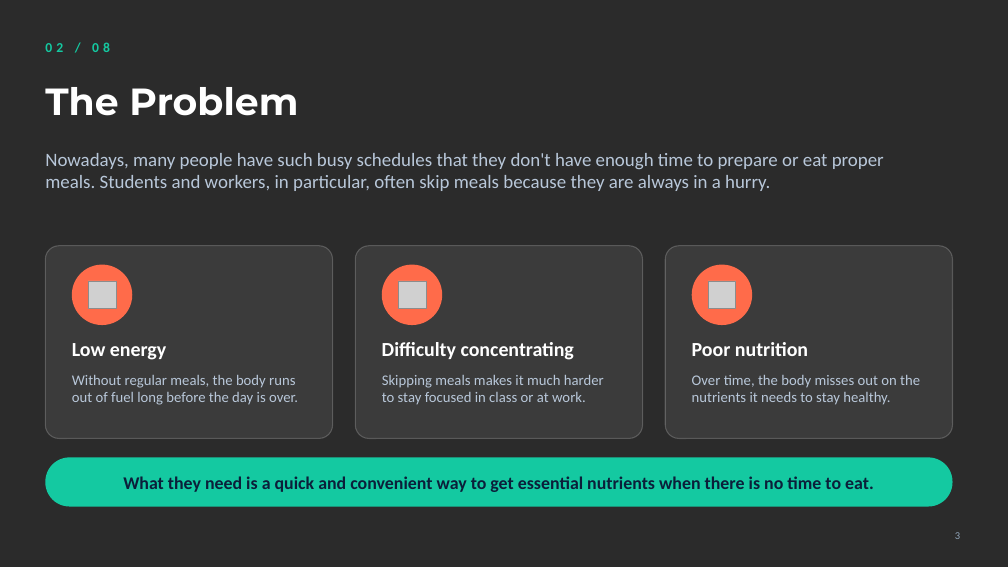
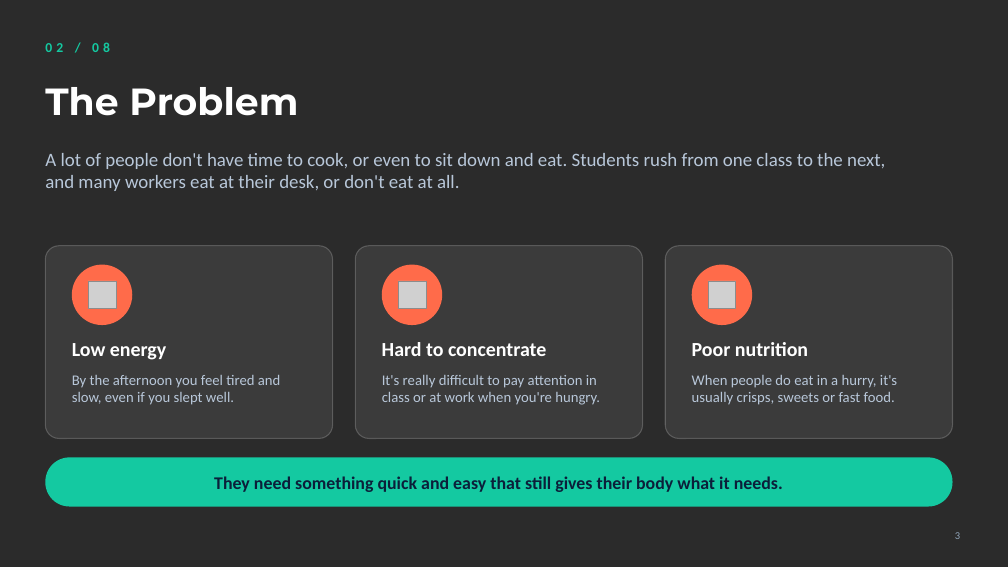
Before and after one commit to Johnporkthethird/english-presentaiton-, a slide deck: slide 3 of NutriPill.pptx. Drawn at 1008x567 pixels with LibreOffice and Linux fonts; fonts in the diff are those of the drawing; grey boxes stand for pictures; background and template pictures are left out; a plain dark background stands for a picture behind light text. Boxes give left, top, right and bottom in pixels: in the first picture for what was removed or moved away, otherwise in the second. Text is boxed around its words. In the diff, an @@ line names an element or a change of style, - is before the commit and + after.

```diff
--- a/NutriPill.pptx
+++ b/NutriPill.pptx
@@ text at [45,153,885,191]: text changed @@
-Nowadays, many people have such busy schedules that they don't have enough time to prepare or eat proper meals. Students and workers, in particular, often skip meals because they are always in a hurry.
+A lot of people don't have time to cook, or even to sit down and eat. Students rush from one class to the next, and many workers eat at their desk, or don't eat at all.
@@ text at [382,342,546,356]: text changed @@
-Difficulty concentrating
+Hard to concentrate
@@ text at [72,375,280,405]: text changed @@
-Without regular meals, the body runs out of fuel long before the day is over.
+By the afternoon you feel tired and slow, even if you slept well.
@@ text at [382,375,600,405]: text changed @@
-Skipping meals makes it much harder to stay focused in class or at work.
+It's really difficult to pay attention in class or at work when you're hungry.
@@ text at [692,375,897,405]: text changed @@
-Over time, the body misses out on the nutrients it needs to stay healthy.
+When people do eat in a hurry, it's usually crisps, sweets or fast food.
@@ text at [214,476,783,492]: text changed @@
-What they need is a quick and convenient way to get essential nutrients when there is no time to eat.
+They need something quick and easy that still gives their body what it needs.
```
Also in this commit, not shown: 8 other slides changed, 2 other files.
